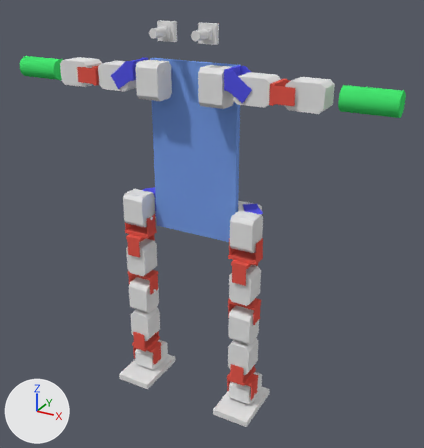
Before and after pictures for a commit that changed the Blender file full_robot_mx28_collada_v2.blend.
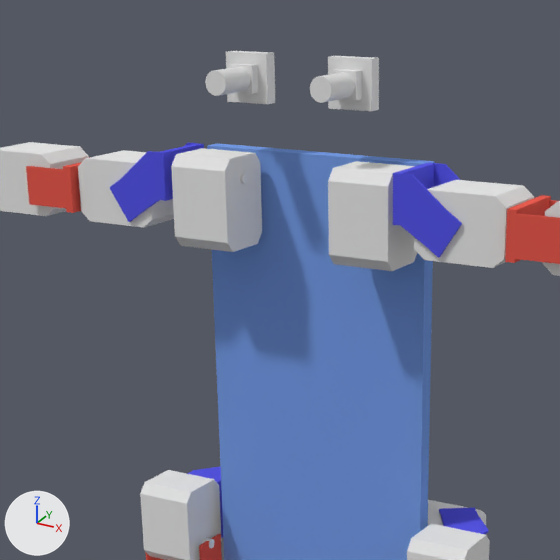
Each version appears first whole from a camera (50 mm lens) standing at (4.24, -7.03, 6.61) and looking at (0.24, 0.24, 2.97), and next in a close-up on the part from 16% to 69% of the width and 0% to 50% of the height. Every picture has the same lights, and +X, +Y and +Z are marked at lower left.

The older version as bpy lines, for what is in view:
```python
me_cube_021 = bpy.data.meshes.new('Cube.021')
me_cube_021.from_pydata(...)  # 100 vertices, 67 faces; spans x -0.13..0.13, y -0.34..0.04, z -0.13..0.13
me_cube_075 = bpy.data.meshes.new('Cube.075')
me_cube_075.from_pydata(...)  # 40 vertices, 38 faces; spans x -0.025..0.3, y -0.22..0.22, z -0.13..0.13
me_cube_075.materials.append(mat_material_021)  # red #e75b50
me_cylinder_014 = bpy.data.meshes.new('Cylinder.014')
me_cylinder_014.from_pydata(...)  # a 32-sided cylinder along x spanning x -0.193..0.226, y -0.03..0.03, z -0.03..0.03
ob_camera1 = bpy.data.objects.new('Camera1', me_cube_021)
ob_camera1.location = (-0.32, 0.0, 5.8)
ob_fr07_101_011 = bpy.data.objects.new('fr07-101.011', me_cube_075)
ob_fr07_101_011.location = (-1.66, -0.1, 5.16)
ob_servo_axis_014 = bpy.data.objects.new('servo_axis.014', me_cylinder_014)
ob_servo_axis_014.parent = ob_left_arm_servo1
ob_servo_axis_014.matrix_parent_inverse = Matrix(((1.0, 0.0, 0.0, -0.5), (0.0, 1.0, 0.0, 0.1), (0.0, 0.0, 1.0, -5.277), (0.0, 0.0, 0.0, 1.0)))
ob_servo_axis_014.location = (0.5, -0.1, 5.277)
# also in view: 'right_leg_servo2' at (-0.94, 0.0, 3.09); 'left_arm_servo2' at (1.08, -0.1, 5.16); 'left_arm_servo1' at (0.5, -0.1, 5.14); 'Cube.002' at (0.85, 0.4, 3.1); 'Camera0' at (0.32, -0.15, 5.8)
```
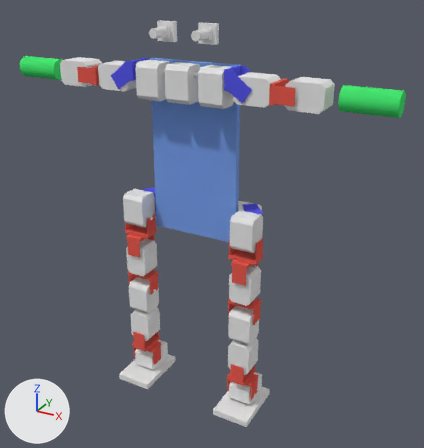
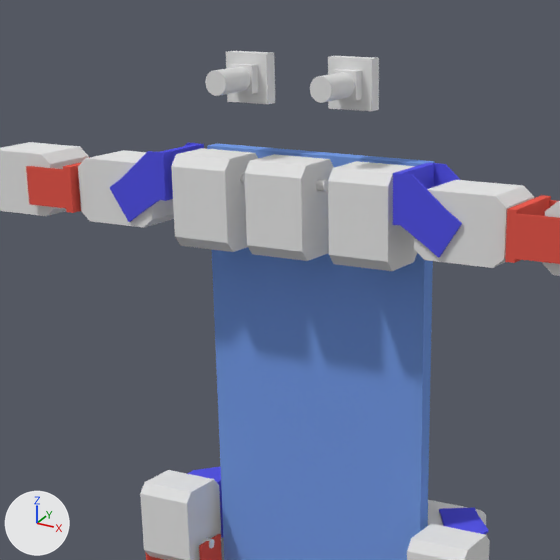
Boxes (x1, y1, x2, y2) around the edits, measured in the close-ups (560 x 560 px):
'left_arm_servo1.001', added: after (245, 154, 334, 261)
'servo_axis.018', added: after (316, 179, 328, 191)

Edits to the bpy script that builds the scene:
```text
Add mat_material_001:
    mat_material_001 = diffuse_material('Material.001')
    mat_material_001.base_color = (0.8, 0.8, 0.8)  # white #e7e7e7
Add me_cube_007:
    me_cube_007.from_pydata([(-0.177, 0.127, -0.386), (0.178, 0.127, -0.386), (0.178, -0.127, -0.386), (-0.177, -0.127, -0.386), (-0.178, 0.127, 0.12), (0.177, 0.127, 0.12), (0.177, -0.127, 0.12), (-0.178, -0.127, 0.12), (0.178, -0.178, -0.326), (-0.177, -0.178, -0.326), (0.177, -0.178, 0.06), (-0.178, -0.178, 0.06), (-0.177, 0.178, -0.326), (0.178, 0.178, -0.326), (-0.178, 0.178, 0.06), (0.178, 0.178, 0.06)], [], [(0, 1, 2, 3), (4, 7, 6, 5), (4, 5, 15, 14), (1, 5, 6, 2), (2, 6, 10, 8), (4, 0, 3, 7), (8, 10, 11, 9), (6, 7, 11, 10), (7, 3, 9, 11), (3, 2, 8, 9), (12, 14, 15, 13), (5, 1, 13, 15), (0, 4, 14, 12), (1, 0, 12, 13)])
    me_cube_007.materials.append(mat_material_001)  # white #e7e7e7
Add ob_servo_axis_018:
    ob_servo_axis_018 = bpy.data.objects.new('servo_axis.018', me_cylinder_014.copy())  # the mesh of ob_servo_axis_014
    ob_servo_axis_018.parent = ob_left_arm_servo1_001
    ob_servo_axis_018.matrix_parent_inverse = Matrix(((1.0, 0.0, 0.0, -0.5), (0.0, 1.0, 0.0, 0.1), (0.0, 0.0, 1.0, -5.277), (0.0, 0.0, 0.0, 1.0)))
    ob_servo_axis_018.location = (0.5, -0.1, 5.277)
Add ob_left_arm_servo1_001:
    ob_left_arm_servo1_001 = bpy.data.objects.new('left_arm_servo1.001', me_cube_007)
    ob_left_arm_servo1_001.location = (-0.019, -0.1, 5.277)
```
